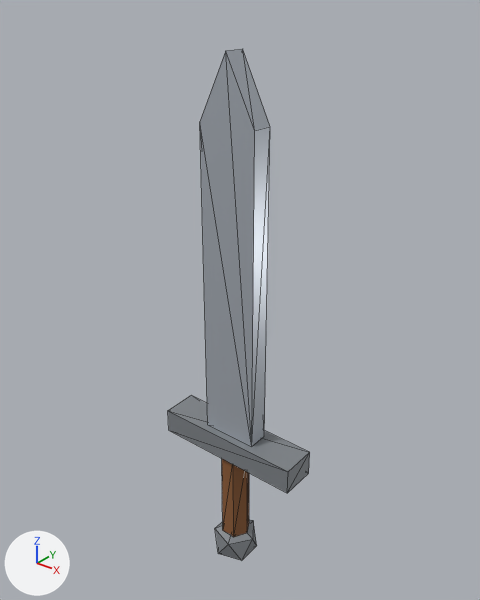
Before and after pictures for a commit that changed the glTF model assets/models/weapons/iron_sword.glb.
One viewpoint serves both versions: a camera (50 mm lens) standing at (0.67, -0.824, 0.948) and looking at (-0.017, 0.035, 0.415). Arrows for +X, +Y and +Z are at lower left; the lights stay in place. The first picture is the older version. Mesh edges are drawn as thin lines. Vertices at exactly the same position are counted once.

Script lines for the objects in view, before the commit:
```python
me_iron_sword = bpy.data.meshes.new('iron_sword')
me_iron_sword.from_pydata(...)  # 42 vertices, 68 faces; spans x -0.15..0.15, y -0.043..0.043, z -0.18..0.85
# faces by material slot: [20, 32, 16]
me_iron_sword.materials.append(mat_pal_leather)  # brown #8b5a33
me_iron_sword.materials.append(mat_pal_iron)  # grey #8a8f94
me_iron_sword.materials.append(mat_pal_steel)  # light grey #b9c0c9
ob_iron_sword = bpy.data.objects.new('iron_sword', me_iron_sword)
ob_iron_sword.location = (0.0, 0.0, 0.0)
```
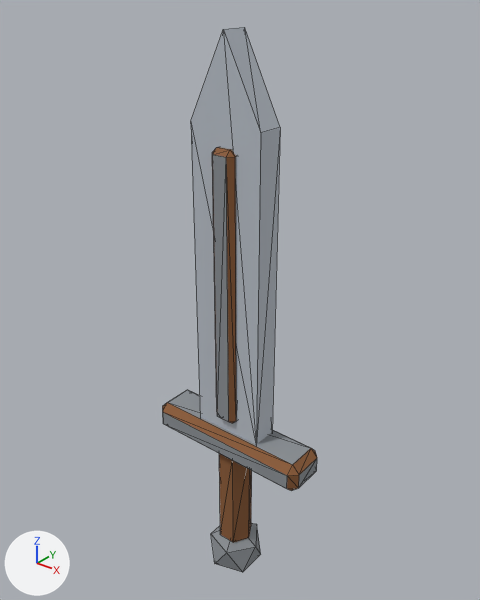
Diff of the bpy script that builds the scene:
```diff
--- a/assets/models/weapons/iron_sword.glb.py
+++ b/assets/models/weapons/iron_sword.glb.py
@@ mat_pal_matte @@
+mat_pal_matte = bpy.data.materials.new('pal_matte')
+mat_pal_matte.use_nodes = True; mat_pal_matte.node_tree.nodes.clear()
+_N = mat_pal_matte.node_tree.nodes; _L = mat_pal_matte.node_tree.links
+n0 = _N.new('ShaderNodeBsdfPrincipled'); n0.name = 'Principled BSDF'
+n0.inputs[2].default_value = 0.85  # 'Roughness'
+n1 = _N.new('ShaderNodeOutputMaterial'); n1.name = 'Material Output'
+n2 = _N.new('ShaderNodeVertexColor'); n2.name = 'Color Attribute'
+_L.new(n0.outputs[0], n1.inputs[0])  # 'BSDF' to 'Surface'
+_L.new(n2.outputs[0], n0.inputs[0])  # 'Color' to 'Base Color'
@@ me_iron_sword @@
 # used by ob_iron_sword; location = (0.0, 0.0, 0.0)
-me_iron_sword.from_pydata(...)  # 42 vertices, 68 faces; spans x -0.15..0.15, y -0.043..0.043, z -0.18..0.85
-me_iron_sword.materials.append(mat_pal_leather)  # brown #8b5a33
-me_iron_sword.materials.append(mat_pal_iron)  # grey #8a8f94
-me_iron_sword.materials.append(mat_pal_steel)  # light grey #b9c0c9
+me_iron_sword.from_pydata(...)  # 82 vertices, 144 faces; spans x -0.17..0.17, y -0.051..0.051, z -0.21..0.88
+# me_iron_sword part 1: a new loose piece, a 6-sided cylinder along z spanning x -0.035..0.035, y -0.03..0.03, z -0.11..0.11, in mat_pal_matte
+# me_iron_sword part 2: a new loose piece, an icosphere of 20 faces spanning x -0.054..0.054, y -0.051..0.051, z -0.21..-0.09, in mat_pal_matte
+# me_iron_sword part 3: the loose piece of 10 vertices spanning x -0.055..0.055, y -0.02..0.02, z 0.15..0.85 is rebuilt with 10 vertices and now spans x -0.07..0.07, y -0.025..0.025, z 0.16..0.88, in mat_pal_matte
+# me_iron_sword part 4: the loose piece of 8 vertices spanning x -0.15..0.15, y -0.035..0.035, z 0.1..0.15 is rebuilt with 24 vertices and now spans x -0.17..0.17, y -0.045..0.045, z 0.105..0.165, in mat_pal_matte
+# me_iron_sword part 5: a new loose piece of 24 vertices spanning x -0.024..0.024, y -0.038..0.038, z 0.189..0.707, in mat_pal_matte
+# me_iron_sword part 6: the loose piece of 12 vertices spanning x -0.03..0.03, y -0.026..0.026, z -0.1..0.1 is deleted
+# me_iron_sword part 7: the loose piece of 12 vertices spanning x -0.045..0.045, y -0.043..0.043, z -0.18..-0.08 is deleted
+me_iron_sword.materials.append(mat_pal_matte)
```

Pixel boxes [x1, y1, x2, y2] of what changed, in the pictures (480 x 600 px):
'iron_sword', reshaped (8% wider, 6% taller)
    before: [168, 49, 310, 561]
    after: [163, 27, 317, 572]
part 1 of me_iron_sword, added (brown)
    after: [219, 453, 252, 542]
part 2 of me_iron_sword, added
    after: [211, 523, 261, 572]
part 3 of me_iron_sword, rebuilt (27% wider)
    before: [200, 49, 270, 447]
    after: [191, 27, 280, 445]
part 4 of me_iron_sword, rebuilt (8% wider)
    before: [168, 396, 310, 493]
    after: [163, 390, 317, 491]
part 5 of me_iron_sword, added
    after: [212, 147, 237, 423]
part 6 of me_iron_sword, deleted (brown)
    before: [222, 459, 249, 537]
part 7 of me_iron_sword, deleted
    before: [215, 520, 257, 561]
